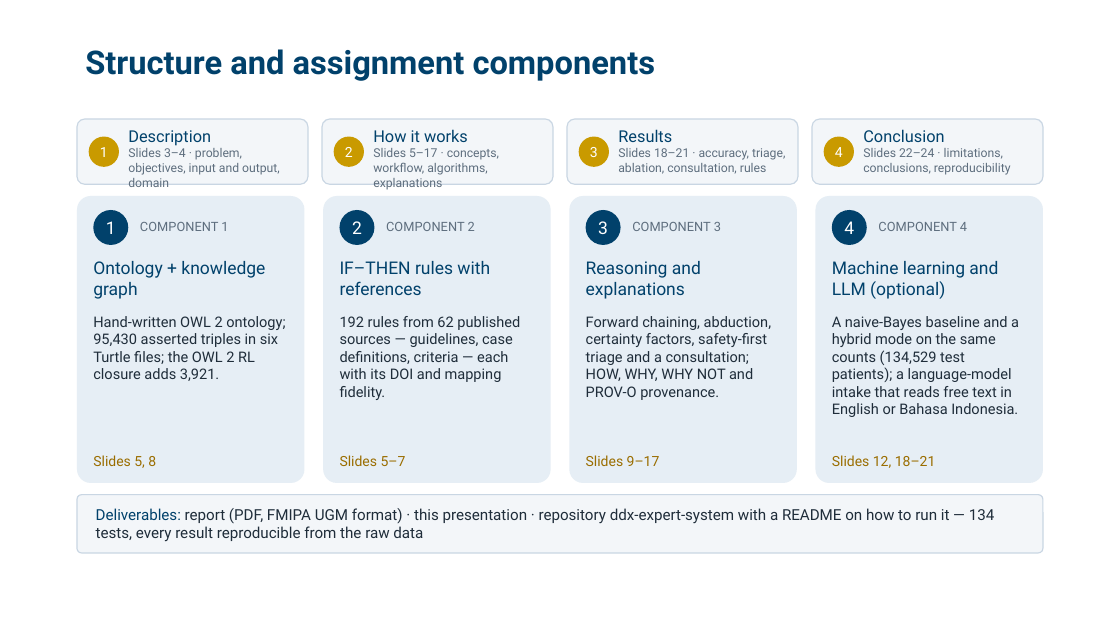
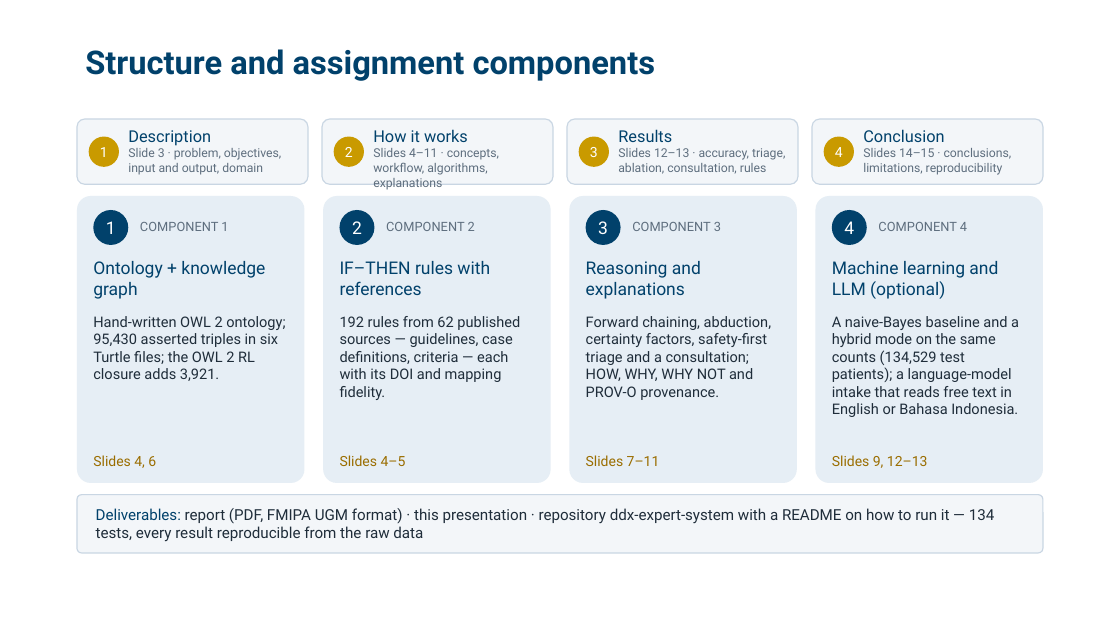
Before and after one commit to zidanarsyad/ddx-expert-system, a slide deck: slide 2 of docs/slides.pptx. Drawn at 1120x630 pixels with LibreOffice and Linux fonts; fonts in the diff are those of the drawing; background and template pictures are left out. Boxes give left, top, right and bottom in pixels: in the first picture for what was removed or moved away, otherwise in the second. Text is boxed around its words. In the diff, an @@ line names an element or a change of style, - is before the commit and + after.

```diff
--- a/docs/slides.pptx
+++ b/docs/slides.pptx
@@ text at box(128, 148, 281, 175): text changed @@
-Slides 3–4 · problem, objectives, input and output, domain
+Slide 3 · problem, objectives, input and output, domain
@@ text at box(373, 148, 499, 190): text changed @@
-Slides 5–17 · concepts, workflow, algorithms, explanations
+Slides 4–11 · concepts, workflow, algorithms, explanations
@@ text at box(618, 148, 785, 174): text changed @@
-Slides 18–21 · accuracy, triage, ablation, consultation, rules
+Slides 12–13 · accuracy, triage, ablation, consultation, rules
@@ text at box(863, 148, 1012, 175): text changed @@
-Slides 22–24 · limitations, conclusions, reproducibility
+Slides 14–15 · conclusions, limitations, reproducibility
@@ text at box(93, 455, 156, 468): text changed @@
-Slides 5, 8
+Slides 4, 6
@@ text at box(340, 455, 406, 466): text changed @@
-Slides 5–7
+Slides 4–5
@@ text at box(586, 455, 660, 466): text changed @@
-Slides 9–17
+Slides 7–11
@@ text at box(832, 455, 928, 468): text changed @@
-Slides 12, 18–21
+Slides 9, 12–13
```
Also in this commit, not shown: 9 other slides changed, 9 slides removed, 12 other files.
